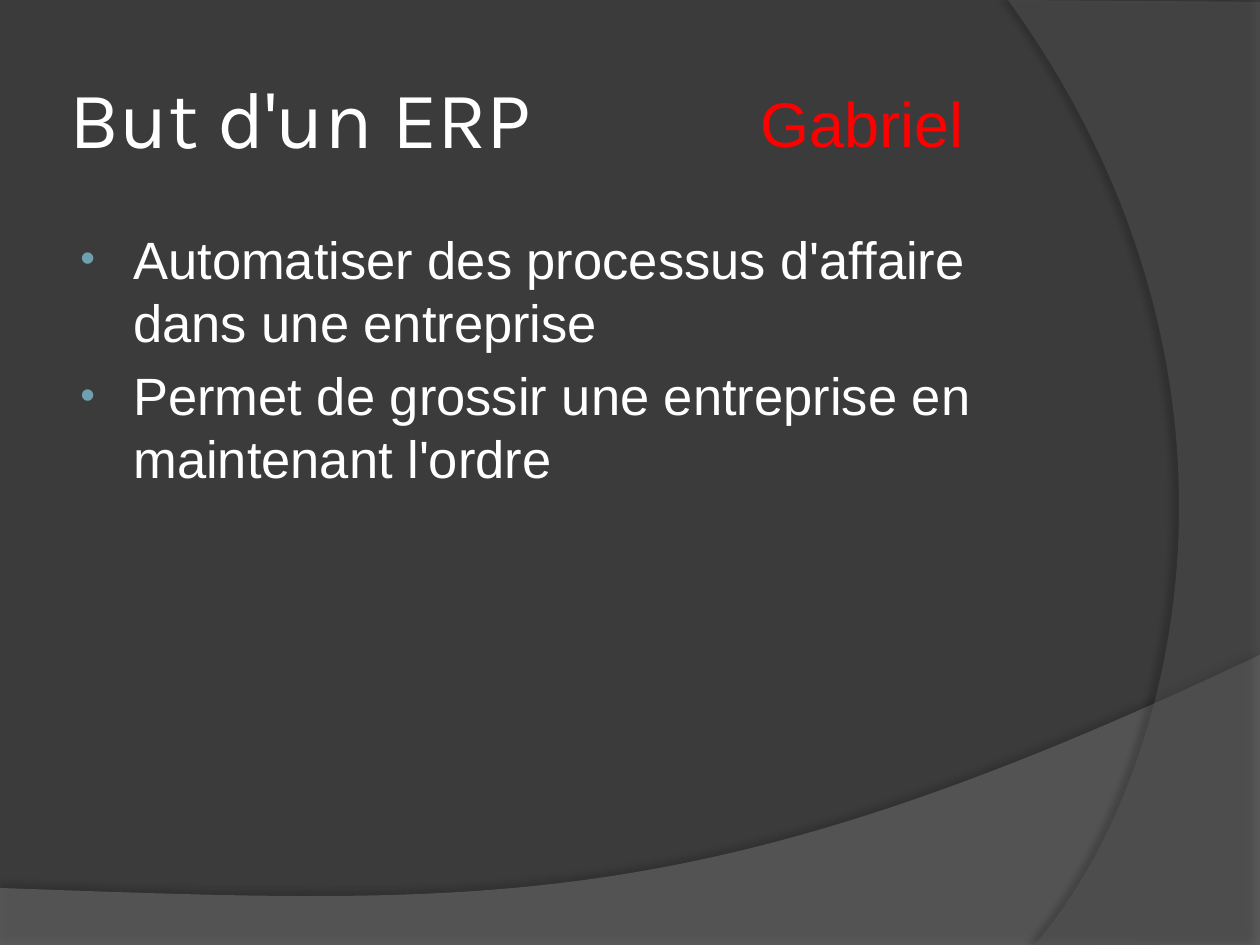
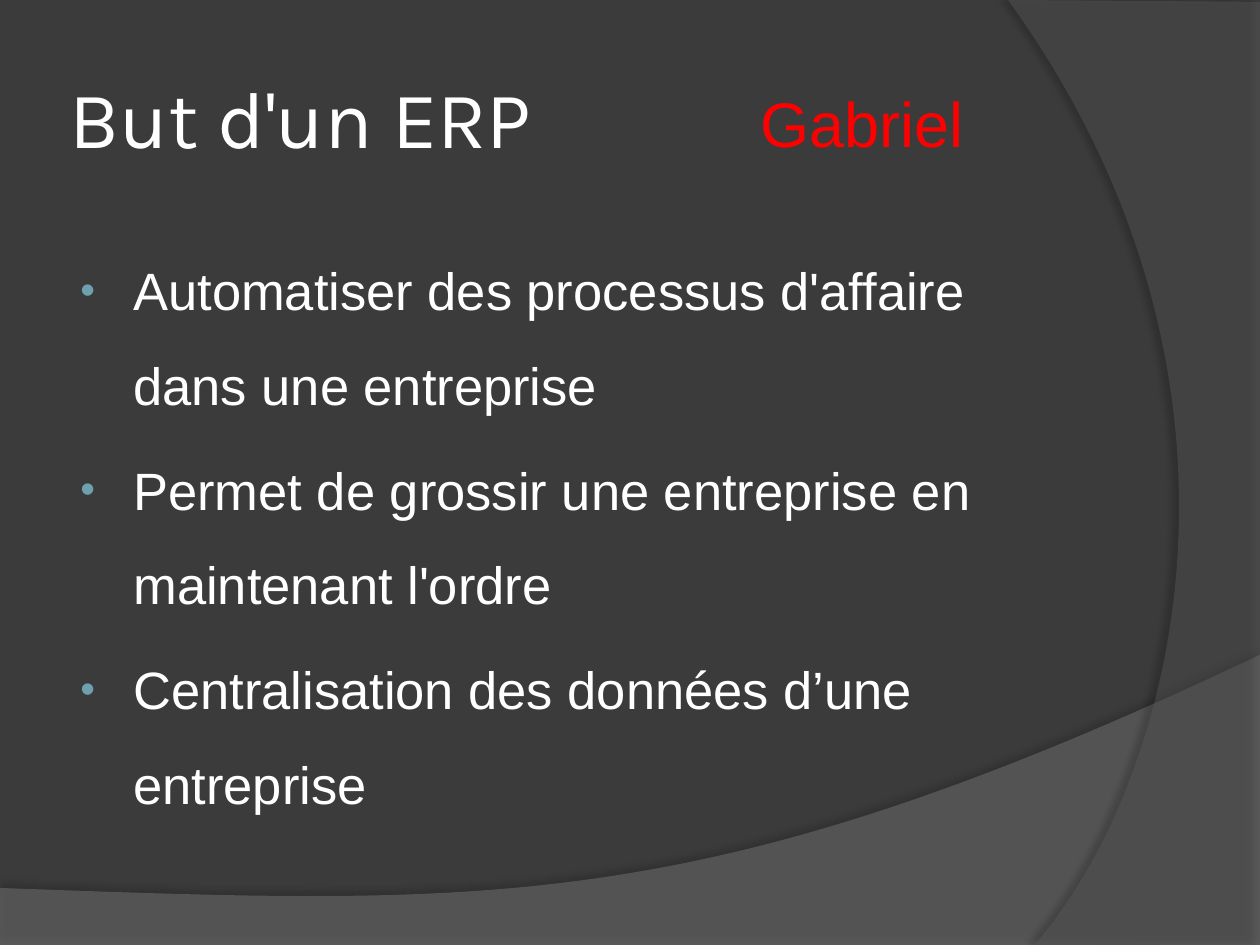
Before and after one commit to udovisdevoh/newtonerp, a slide deck: slide 3 of NewtonERP/Documentation/BeeERP_presentation.pptx. Drawn at 1260x945 pixels with LibreOffice and Linux fonts; fonts in the diff are those of the drawing. Boxes give left, top, right and bottom in pixels: in the first picture for what was removed or moved away, otherwise in the second. Text is boxed around its words. In the diff, an @@ line names an element or a change of style, - is before the commit and + after.

```diff
--- a/NewtonERP/Documentation/BeeERP_presentation.pptx
+++ b/NewtonERP/Documentation/BeeERP_presentation.pptx
@@ text at [133,272,970,605]: line spacing 1 to 1.5 @@
@@ text at [133,670,912,815]: paragraph added @@
+• Centralisation des données d’une entreprise
```
Also in this commit, not shown: 8 other slides changed.
